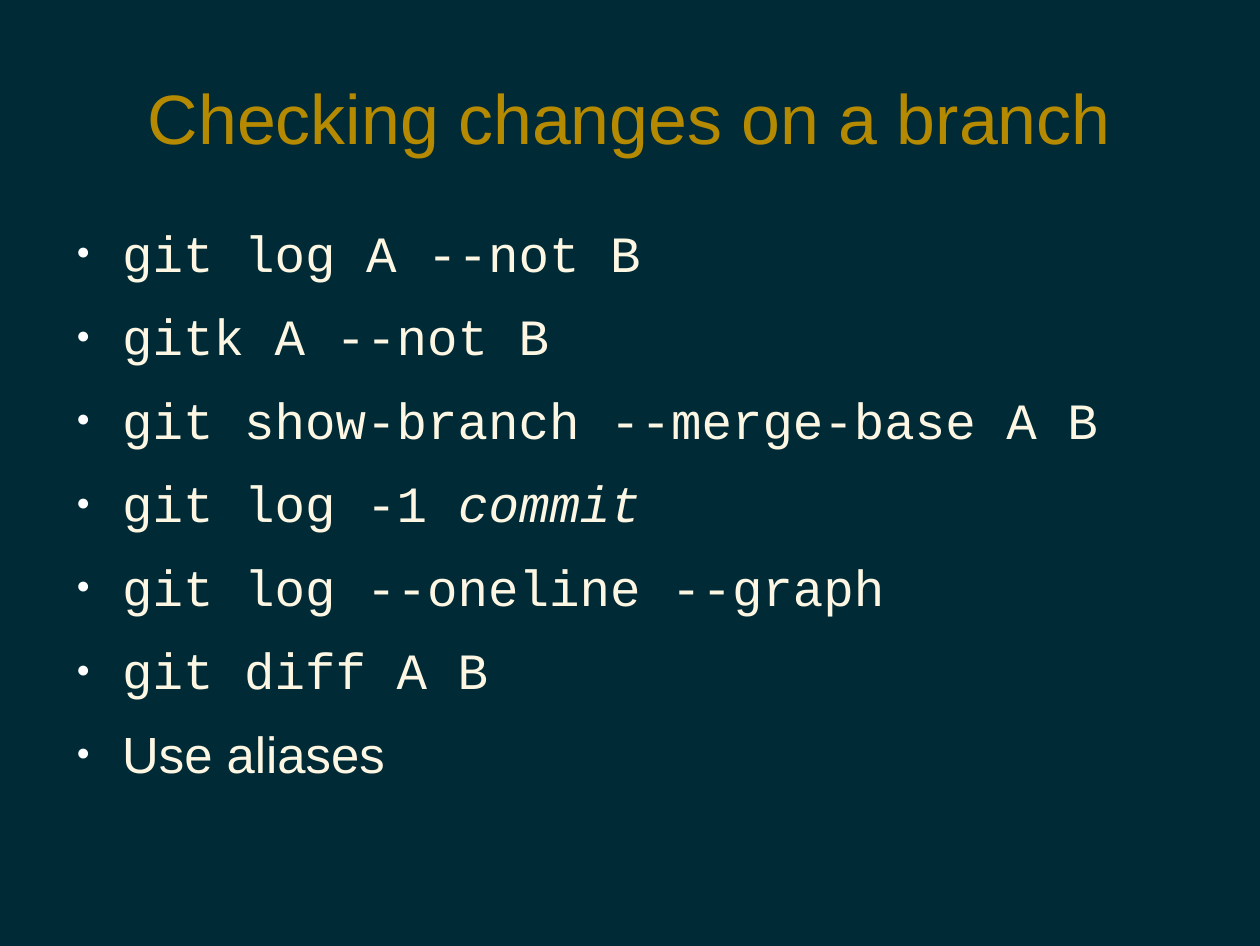
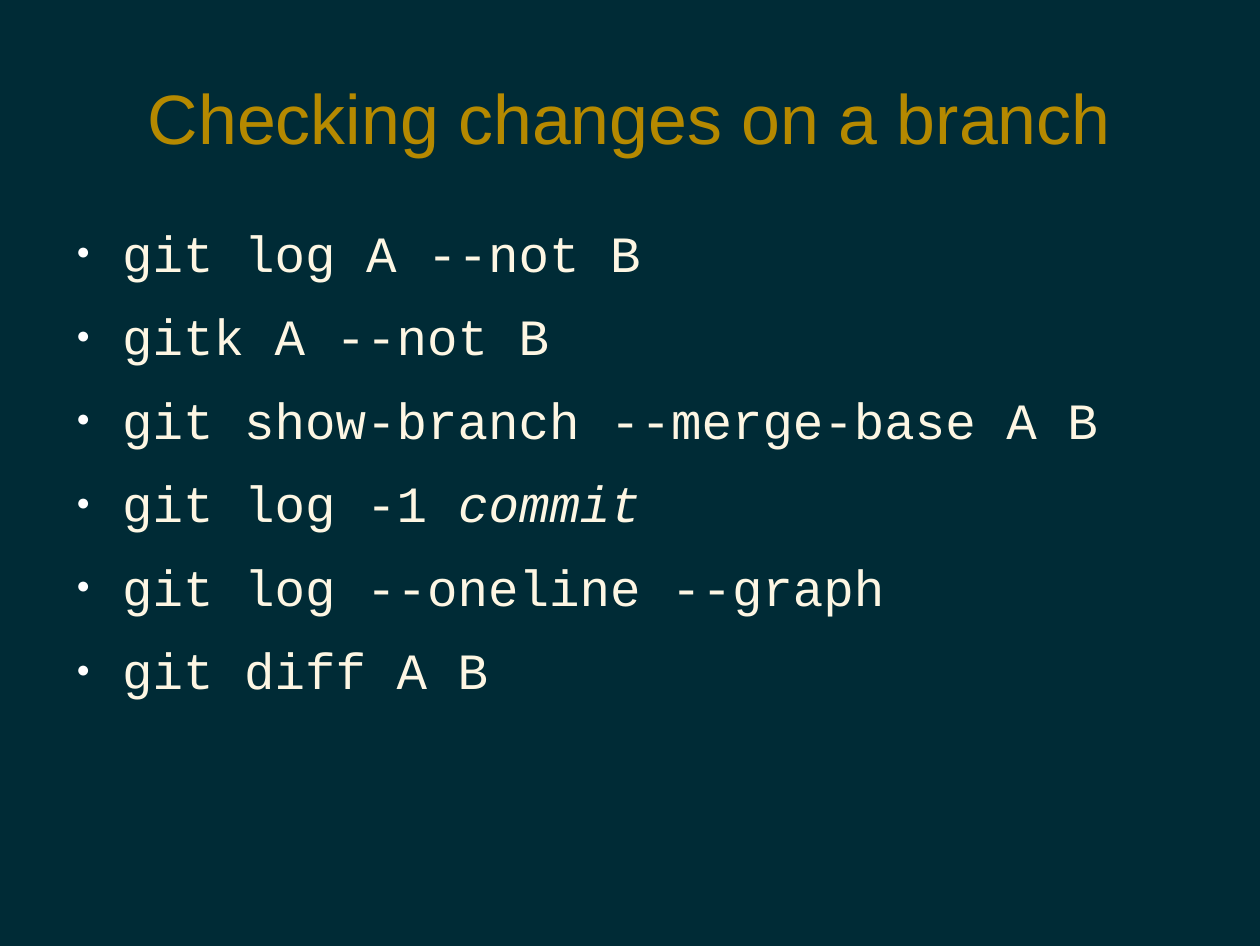
Before and after one commit to pdg137/gitpres, a slide deck: slide 12 of advanced.odp (slide 11 before the commit). Drawn at 1260x946 pixels with LibreOffice and Linux fonts; fonts in the diff are those of the drawing. Boxes give left, top, right and bottom in pixels: in the first picture for what was removed or moved away, otherwise in the second. Text is boxed around its words. In the diff, an @@ line names an element or a change of style, - is before the commit and + after.

```diff
--- a/advanced.odp
+++ b/advanced.odp
@@ text at <box>122,736,385,774</box>: paragraph removed @@
-● Use aliases
```
Also in this commit, not shown: 1 other slide changed, 6 slides added, 1 slide removed.
